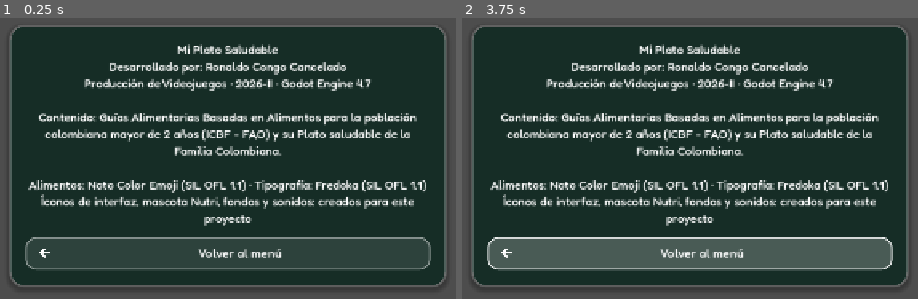
Above: before the commit, frames 1-2 (left to right).
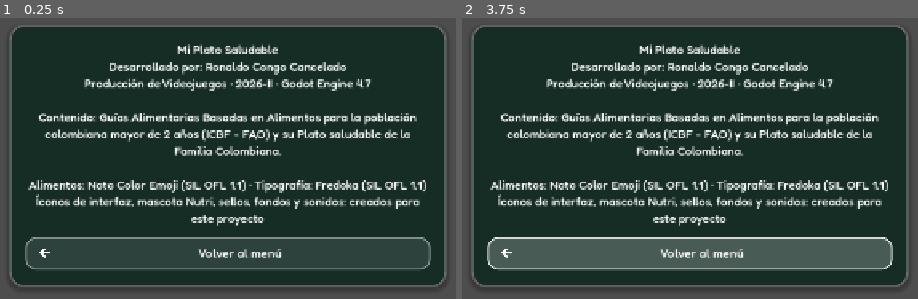
Above: after the commit, the same moments.

Repository: Rcongo01/produccion-videojuegos-2026-2
Game: Godot game, scene res://src/scenes/credits/credits_panel.tscn
Same seed, same stepped clock (60 frames per second), same inputs: the game is played once before the commit and once after it. This scene is started directly instead of the project's main scene.
Inputs (mouse positions are in pixels of both pictures, inside the frame that each line leads up to):
- Up to frame 1 (0.25 s): no input
- Up to frame 2 (3.75 s): click "Volver al menú" at 0.5 s; tap Enter at 1.25, 2.75 s; move the mouse to (867, 133) at 1.27 s; hold D (move_right) 1.28-2.03 s; click (867, 133) at 1.35 s; tap Space at 2, 3.5 s; move the mouse to (530, 178) at 2.02 s; hold A (move_left) 2.03-2.78 s; click (530, 178) at 2.1 s; move the mouse to (772, 57) at 2.77 s; hold D (move_right) from 2.78 s (still down); click (772, 57) at 2.85 s; move the mouse to (648, 245) at 3.52 s; click (648, 245) at 3.6 s

The runs differ from the first frame. In frame 1, 2.1% of the frame differs, in the area x 7-93%, y 62-75%; in frame 2, 2.1%.

Commit message:
feat: add ultraprocessed foods with warning seals without changing code

Diff:
--- a/src/data/ingredient_database.tres
+++ b/src/data/ingredient_database.tres
@@ -1,9 +1,12 @@
-[gd_resource type="Resource" script_class="IngredientDatabase" load_steps=22 format=3]
+[gd_resource type="Resource" script_class="IngredientDatabase" load_steps=34 format=3]
 
 [ext_resource type="Script" path="res://src/data/ingredient_database.gd" id="1_db"]
 [ext_resource type="Script" path="res://src/data/ingredient_data.gd" id="2_data"]
 [ext_resource type="Resource" path="res://src/data/ingredients/agua.tres" id="3_agua"]
 [ext_resource type="Resource" path="res://src/data/ingredients/leche.tres" id="4_leche"]
+[ext_resource type="Resource" path="res://src/data/ingredients/gaseosa.tres" id="5_gaseosa"]
+[ext_resource type="Resource" path="res://src/data/ingredients/jugo_caja.tres" id="6_jugo_caja"]
+[ext_resource type="Resource" path="res://src/data/ingredients/refresco.tres" id="7_refresco"]
 [ext_resource type="Resource" path="res://src/data/ingredients/manzana.tres" id="8_manzana"]
 [ext_resource type="Resource" path="res://src/data/ingredients/banano.tres" id="9_banano"]
 [ext_resource type="Resource" path="res://src/data/ingredients/fresa.tres" id="10_fresa"]
@@ -13,15 +16,24 @@
 [ext_resource type="Resource" path="res://src/data/ingredients/naranja.tres" id="14_naranja"]
 [ext_resource type="Resource" path="res://src/data/ingredients/sandia.tres" id="15_sandia"]
 [ext_resource type="Resource" path="res://src/data/ingredients/zanahoria.tres" id="16_zanahoria"]
+[ext_resource type="Resource" path="res://src/data/ingredients/gomitas.tres" id="17_gomitas"]
 [ext_resource type="Resource" path="res://src/data/ingredients/pan.tres" id="18_pan"]
 [ext_resource type="Resource" path="res://src/data/ingredients/arepa.tres" id="19_arepa"]
 [ext_resource type="Resource" path="res://src/data/ingredients/maiz.tres" id="20_maiz"]
 [ext_resource type="Resource" path="res://src/data/ingredients/sandwich.tres" id="21_sandwich"]
 [ext_resource type="Resource" path="res://src/data/ingredients/huevo.tres" id="22_huevo"]
+[ext_resource type="Resource" path="res://src/data/ingredients/hamburguesa.tres" id="23_hamburguesa"]
+[ext_resource type="Resource" path="res://src/data/ingredients/perro_caliente.tres" id="24_perro_caliente"]
+[ext_resource type="Resource" path="res://src/data/ingredients/pizza.tres" id="25_pizza"]
 [ext_resource type="Resource" path="res://src/data/ingredients/mani.tres" id="26_mani"]
 [ext_resource type="Resource" path="res://src/data/ingredients/queso.tres" id="27_queso"]
 [ext_resource type="Resource" path="res://src/data/ingredients/palomitas.tres" id="28_palomitas"]
+[ext_resource type="Resource" path="res://src/data/ingredients/papas_fritas.tres" id="29_papas_fritas"]
+[ext_resource type="Resource" path="res://src/data/ingredients/chocolatina.tres" id="30_chocolatina"]
+[ext_resource type="Resource" path="res://src/data/ingredients/galletas.tres" id="31_galletas"]
+[ext_resource type="Resource" path="res://src/data/ingredients/dona.tres" id="32_dona"]
+[ext_resource type="Resource" path="res://src/data/ingredients/torta.tres" id="33_torta"]
 
 [resource]
 script = ExtResource("1_db")
-ingredients = Array[ExtResource("2_data")]([ExtResource("3_agua"), ExtResource("4_leche"), ExtResource("8_manzana"), ExtResource("9_banano"), ExtResource("10_fresa"), ExtResource("11_mango"), ExtResource("12_uvas"), ExtResource("13_pera"), ExtResource("14_naranja"), ExtResource("15_sandia"), ExtResource("16_zanahoria"), ExtResource("18_pan"), ExtResource("19_arepa"), ExtResource("20_maiz"), ExtResource("21_sandwich"), ExtResource("22_huevo"), ExtResource("26_mani"), ExtResource("27_queso"), ExtResource("28_palomitas")])
+ingredients = Array[ExtResource("2_data")]([ExtResource("3_agua"), ExtResource("4_leche"), ExtResource("5_gaseosa"), ExtResource("6_jugo_caja"), ExtResource("7_refresco"), ExtResource("8_manzana"), ExtResource("9_banano"), ExtResource("10_fresa"), ExtResource("11_mango"), ExtResource("12_uvas"), ExtResource("13_pera"), ExtResource("14_naranja"), ExtResource("15_sandia"), ExtResource("16_zanahoria"), ExtResource("17_gomitas"), ExtResource("18_pan"), ExtResource("19_arepa"), ExtResource("20_maiz"), ExtResource("21_sandwich"), ExtResource("22_huevo"), ExtResource("23_hamburguesa"), ExtResource("24_perro_caliente"), ExtResource("25_pizza"), ExtResource("26_mani"), ExtResource("27_queso"), ExtResource("28_palomitas"), ExtResource("29_papas_fritas"), ExtResource("30_chocolatina"), ExtResource("31_galletas"), ExtResource("32_dona"), ExtResource("33_torta")])
--- /dev/null
+++ b/src/data/ingredients/chocolatina.tres
@@ -0,0 +1,18 @@
+[gd_resource type="Resource" script_class="IngredientData" load_steps=4 format=3]
+
+[ext_resource type="Script" path="res://src/data/ingredient_data.gd" id="1_data"]
+[ext_resource type="Texture2D" path="res://src/scenes/plate_process/assets/lunchbox/chocolatina.png" id="2_tex"]
+[ext_resource type="Texture2D" path="res://src/assets/foods/chocolatina.png" id="3_icon"]
+
+[resource]
+script = ExtResource("1_data")
+id = "chocolatina"
+display_name = "Chocolatina"
+texture = ExtResource("2_tex")
+price = 5
+kind = "snack"
+healthy = false
+seals = PackedStringArray("azucares", "grasas")
+icon = ExtResource("3_icon")
+group_id = "azucares"
+tip = "La chocolatina tiene sellos de azúcares y grasas saturadas."
--- /dev/null
+++ b/src/data/ingredients/dona.tres
@@ -0,0 +1,18 @@
+[gd_resource type="Resource" script_class="IngredientData" load_steps=4 format=3]
+
+[ext_resource type="Script" path="res://src/data/ingredient_data.gd" id="1_data"]
+[ext_resource type="Texture2D" path="res://src/scenes/plate_process/assets/lunchbox/dona.png" id="2_tex"]
+[ext_resource type="Texture2D" path="res://src/assets/foods/dona.png" id="3_icon"]
+
+[resource]
+script = ExtResource("1_data")
+id = "dona"
+display_name = "Dona"
+texture = ExtResource("2_tex")
+price = 0
+kind = "snack"
+healthy = false
+seals = PackedStringArray("azucares", "grasas")
+icon = ExtResource("3_icon")
+group_id = "azucares"
+tip = "La dona es harina, azúcar y grasa: un antojo, no una merienda."
--- /dev/null
+++ b/src/data/ingredients/galletas.tres
@@ -0,0 +1,18 @@
+[gd_resource type="Resource" script_class="IngredientData" load_steps=4 format=3]
+
+[ext_resource type="Script" path="res://src/data/ingredient_data.gd" id="1_data"]
+[ext_resource type="Texture2D" path="res://src/scenes/plate_process/assets/lunchbox/galletas.png" id="2_tex"]
+[ext_resource type="Texture2D" path="res://src/assets/foods/galletas.png" id="3_icon"]
+
+[resource]
+script = ExtResource("1_data")
+id = "galletas"
+display_name = "Galletas de paquete"
+texture = ExtResource("2_tex")
+price = 5
+kind = "snack"
+healthy = false
+seals = PackedStringArray("azucares", "grasas")
+icon = ExtResource("3_icon")
+group_id = "azucares"
+tip = "Las galletas de paquete tienen sellos: mucha azúcar y grasa."
--- /dev/null
+++ b/src/data/ingredients/gaseosa.tres
@@ -0,0 +1,18 @@
+[gd_resource type="Resource" script_class="IngredientData" load_steps=4 format=3]
+
+[ext_resource type="Script" path="res://src/data/ingredient_data.gd" id="1_data"]
+[ext_resource type="Texture2D" path="res://src/scenes/plate_process/assets/lunchbox/gaseosa.png" id="2_tex"]
+[ext_resource type="Texture2D" path="res://src/assets/foods/gaseosa.png" id="3_icon"]
+
+[resource]
+script = ExtResource("1_data")
+id = "gaseosa"
+display_name = "Gaseosa"
+texture = ExtResource("2_tex")
+price = 0
+kind = "bebida"
+healthy = false
+seals = PackedStringArray("azucares")
+icon = ExtResource("3_icon")
+group_id = "azucares"
+tip = "La gaseosa lleva el sello EXCESO EN AZÚCARES. Mejor agua."
--- /dev/null
+++ b/src/data/ingredients/gomitas.tres
@@ -0,0 +1,18 @@
+[gd_resource type="Resource" script_class="IngredientData" load_steps=4 format=3]
+
+[ext_resource type="Script" path="res://src/data/ingredient_data.gd" id="1_data"]
+[ext_resource type="Texture2D" path="res://src/scenes/plate_process/assets/lunchbox/gomitas.png" id="2_tex"]
+[ext_resource type="Texture2D" path="res://src/assets/foods/gomitas.png" id="3_icon"]
+
+[resource]
+script = ExtResource("1_data")
+id = "gomitas"
+display_name = "Gomitas \"de fruta\""
+texture = ExtResource("2_tex")
+price = 0
+kind = "fruta"
+healthy = false
+seals = PackedStringArray("azucares")
+icon = ExtResource("3_icon")
+group_id = "azucares"
+tip = "¡Trampa! Las gomitas no son fruta: son azúcar con sabor artificial."
--- /dev/null
+++ b/src/data/ingredients/hamburguesa.tres
@@ -0,0 +1,18 @@
+[gd_resource type="Resource" script_class="IngredientData" load_steps=4 format=3]
+
+[ext_resource type="Script" path="res://src/data/ingredient_data.gd" id="1_data"]
+[ext_resource type="Texture2D" path="res://src/scenes/plate_process/assets/lunchbox/hamburguesa.png" id="2_tex"]
+[ext_resource type="Texture2D" path="res://src/assets/foods/hamburguesa.png" id="3_icon"]
+
+[resource]
+script = ExtResource("1_data")
+id = "hamburguesa"
+display_name = "Hamburguesa"
+texture = ExtResource("2_tex")
+price = 5
+kind = "principal"
+healthy = false
+seals = PackedStringArray()
+icon = ExtResource("3_icon")
+group_id = ""
+tip = "La comida rápida tiene mucha sal y grasa. Es para ocasiones especiales."
--- /dev/null
+++ b/src/data/ingredients/jugo_caja.tres
@@ -0,0 +1,18 @@
+[gd_resource type="Resource" script_class="IngredientData" load_steps=4 format=3]
+
+[ext_resource type="Script" path="res://src/data/ingredient_data.gd" id="1_data"]
+[ext_resource type="Texture2D" path="res://src/scenes/plate_process/assets/lunchbox/jugo_caja.png" id="2_tex"]
+[ext_resource type="Texture2D" path="res://src/assets/foods/jugo_caja.png" id="3_icon"]
+
+[resource]
+script = ExtResource("1_data")
+id = "jugo_caja"
+display_name = "Jugo de caja"
+texture = ExtResource("2_tex")
+price = 5
+kind = "bebida"
+healthy = false
+seals = PackedStringArray("azucares")
+icon = ExtResource("3_icon")
+group_id = "azucares"
+tip = "Aunque diga \"fruta\", el jugo de caja tiene sello de azúcares. Prefiere la fruta entera."
--- /dev/null
+++ b/src/data/ingredients/papas_fritas.tres
@@ -0,0 +1,18 @@
+[gd_resource type="Resource" script_class="IngredientData" load_steps=4 format=3]
+
+[ext_resource type="Script" path="res://src/data/ingredient_data.gd" id="1_data"]
+[ext_resource type="Texture2D" path="res://src/scenes/plate_process/assets/lunchbox/papas_fritas.png" id="2_tex"]
+[ext_resource type="Texture2D" path="res://src/assets/foods/papas_fritas.png" id="3_icon"]
+
+[resource]
+script = ExtResource("1_data")
+id = "papas_fritas"
+display_name = "Papas fritas"
+texture = ExtResource("2_tex")
+price = 0
+kind = "snack"
+healthy = false
+seals = PackedStringArray()
+icon = ExtResource("3_icon")
+group_id = ""
+tip = "Las papas fritas tienen mucha grasa y sal."
--- /dev/null
+++ b/src/data/ingredients/perro_caliente.tres
@@ -0,0 +1,18 @@
+[gd_resource type="Resource" script_class="IngredientData" load_steps=4 format=3]
+
+[ext_resource type="Script" path="res://src/data/ingredient_data.gd" id="1_data"]
+[ext_resource type="Texture2D" path="res://src/scenes/plate_process/assets/lunchbox/perro_caliente.png" id="2_tex"]
+[ext_resource type="Texture2D" path="res://src/assets/foods/perro_caliente.png" id="3_icon"]
+
+[resource]
+script = ExtResource("1_data")
+id = "perro_caliente"
+display_name = "Perro caliente"
+texture = ExtResource("2_tex")
+price = 5
+kind = "principal"
+healthy = false
+seals = PackedStringArray()
+icon = ExtResource("3_icon")
+group_id = ""
+tip = "Las salchichas son embutidos con mucha sal (sodio)."
--- /dev/null
+++ b/src/data/ingredients/pizza.tres
@@ -0,0 +1,18 @@
+[gd_resource type="Resource" script_class="IngredientData" load_steps=4 format=3]
+
+[ext_resource type="Script" path="res://src/data/ingredient_data.gd" id="1_data"]
+[ext_resource type="Texture2D" path="res://src/scenes/plate_process/assets/lunchbox/pizza.png" id="2_tex"]
+[ext_resource type="Texture2D" path="res://src/assets/foods/pizza.png" id="3_icon"]
+
+[resource]
+script = ExtResource("1_data")
+id = "pizza"
+display_name = "Pizza"
+texture = ExtResource("2_tex")
+price = 5
+kind = "principal"
+healthy = false
+seals = PackedStringArray()
+icon = ExtResource("3_icon")
+group_id = ""
+tip = "La pizza comprada tiene mucha sal y grasa: mejor de vez en cuando."
--- /dev/null
+++ b/src/data/ingredients/refresco.tres
@@ -0,0 +1,18 @@
+[gd_resource type="Resource" script_class="IngredientData" load_steps=4 format=3]
+
+[ext_resource type="Script" path="res://src/data/ingredient_data.gd" id="1_data"]
+[ext_resource type="Texture2D" path="res://src/scenes/plate_process/assets/lunchbox/refresco.png" id="2_tex"]
+[ext_resource type="Texture2D" path="res://src/assets/foods/refresco.png" id="3_icon"]
+
+[resource]
+script = ExtResource("1_data")
+id = "refresco"
+display_name = "Refresco en botella"
+texture = ExtResource("2_tex")
+price = 0
+kind = "bebida"
+healthy = false
+seals = PackedStringArray("azucares")
+icon = ExtResource("3_icon")
+group_id = "azucares"
+tip = "Los refrescos son agua con mucha azúcar y colorantes."
--- /dev/null
+++ b/src/data/ingredients/torta.tres
@@ -0,0 +1,18 @@
+[gd_resource type="Resource" script_class="IngredientData" load_steps=4 format=3]
+
+[ext_resource type="Script" path="res://src/data/ingredient_data.gd" id="1_data"]
+[ext_resource type="Texture2D" path="res://src/scenes/plate_process/assets/lunchbox/torta.png" id="2_tex"]
+[ext_resource type="Texture2D" path="res://src/assets/foods/torta.png" id="3_icon"]
+
+[resource]
+script = ExtResource("1_data")
+id = "torta"
+display_name = "Ponqué de paquete"
+texture = ExtResource("2_tex")
+price = 5
+kind = "snack"
+healthy = false
+seals = PackedStringArray("azucares", "grasas")
+icon = ExtResource("3_icon")
+group_id = "azucares"
+tip = "El ponqué de paquete tiene sellos de azúcares y grasas saturadas."
--- a/src/scenes/credits/credits_panel.tscn
+++ b/src/scenes/credits/credits_panel.tscn
@@ -42,7 +42,7 @@
 Contenido: Guías Alimentarias Basadas en Alimentos para la población colombiana mayor de 2 años (ICBF - FAO) y su Plato saludable de la Familia Colombiana.
 
 Alimentos: Noto Color Emoji (SIL OFL 1.1) · Tipografía: Fredoka (SIL OFL 1.1)
-Íconos de interfaz, mascota Nutri, fondos y sonidos: creados para este proyecto"
+Íconos de interfaz, mascota Nutri, sellos, fondos y sonidos: creados para este proyecto"
 horizontal_alignment = 1
 autowrap_mode = 3
 
Binary file added: src/assets/foods/dona.png
Not shown, added: src/assets/foods/dona.png.import
Binary file added: src/assets/foods/galletas.png
Not shown, added: src/assets/foods/galletas.png.import
Binary file added: src/assets/foods/gomitas.png
Not shown, added: src/assets/foods/gomitas.png.import
Binary file added: src/assets/foods/hamburguesa.png
Not shown, added: src/assets/foods/hamburguesa.png.import
Binary file added: src/assets/foods/jugo_caja.png
Not shown, added: src/assets/foods/jugo_caja.png.import
Binary file added: src/assets/foods/papas_fritas.png
Not shown, added: src/assets/foods/papas_fritas.png.import
(and 36 more such lines)
